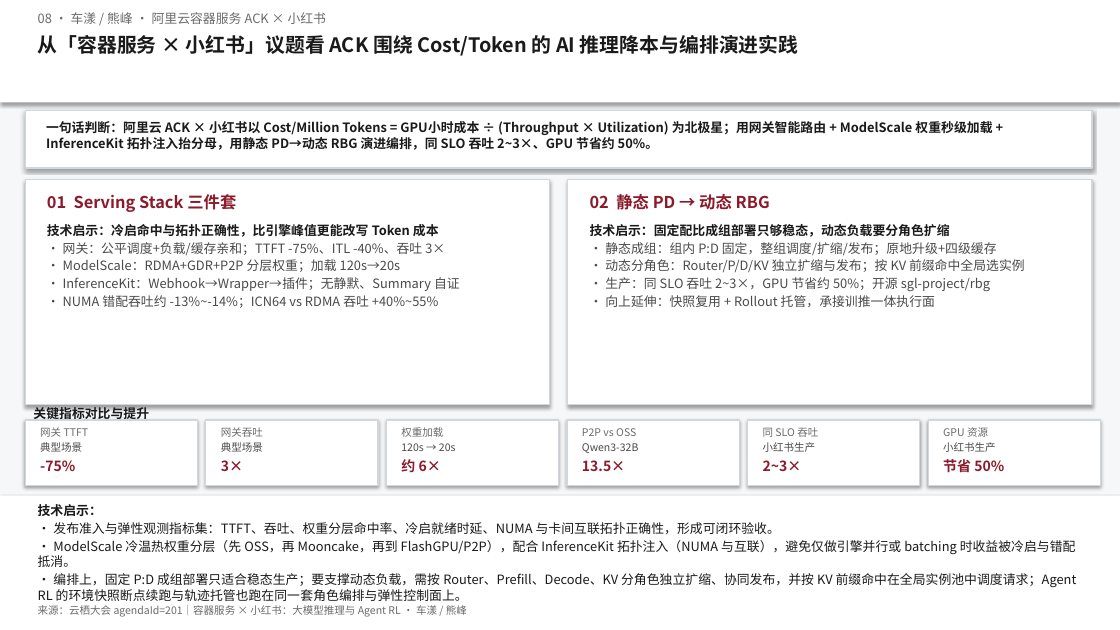
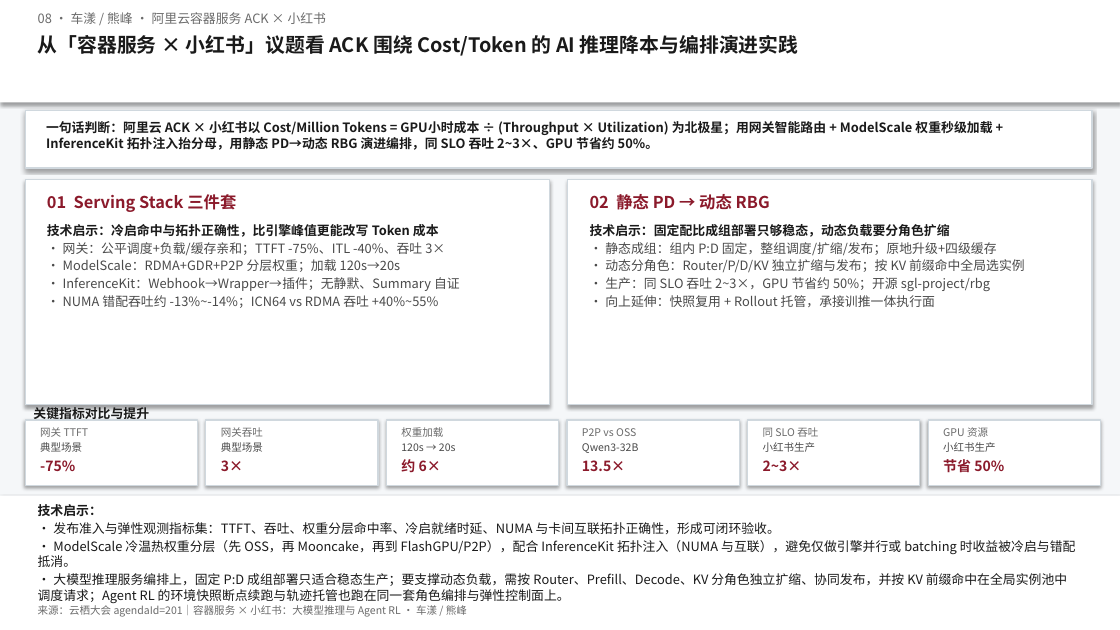
Before and after one commit to Annie-Summer/Kthena, a slide deck: slide 1 of yunqi-2026-agenda-201/docs/洞察一页-08-容器服务 × 小红书：大模型推理与 Agent RL.pptx. Drawn at 1120x630 pixels with LibreOffice and Linux fonts; fonts in the diff are those of the drawing. Boxes give left, top, right and bottom in pixels: in the first picture for what was removed or moved away, otherwise in the second. Text is boxed around its words. In the diff, an @@ line names an element or a change of style, - is before the commit and + after.

```diff
--- a/yunqi-2026-agenda-201/docs/洞察一页-08-容器服务 × 小红书：大模型推理与 Agent RL.pptx
+++ b/yunqi-2026-agenda-201/docs/洞察一页-08-容器服务 × 小红书：大模型推理与 Agent RL.pptx
@@ text at (38, 573, 1067, 603): text changed @@
-• 编排上，固定 P:D 成组部署只适合稳态生产；要支撑动态负载，需按 Router、Prefill、Decode、KV 分角色独立扩缩、协同发布，并按 KV 前缀命中在全局实例池中调度请求；Agent RL 的环境快照断点续跑与轨迹托管也跑在同一套角色编排与弹性控制面上。
+• 大模型推理服务编排上，固定 P:D 成组部署只适合稳态生产；要支撑动态负载，需按 Router、Prefill、Decode、KV 分角色独立扩缩、协同发布，并按 KV 前缀命中在全局实例池中调度请求；Agent RL 的环境快照断点续跑与轨迹托管也跑在同一套角色编排与弹性控制面上。
```
Also in this commit, not shown: 1 other file.
